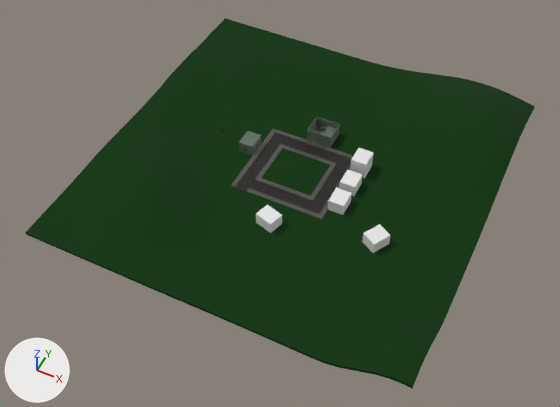
A saved change to the Blender file OriginalModels/street/street.blend.
Camera for both pictures: a 50 mm camera at (71.9, -155.2, 176.1) aimed at (-0.4, -10.6, -4.6). Arrows for +X, +Y and +Z are at lower left; the lights stay in place.
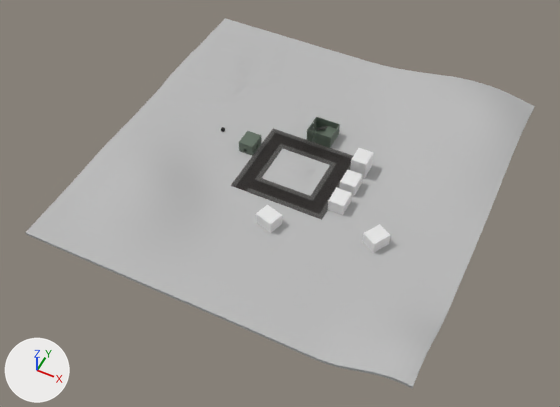
Commit message: modif terrain

Boxes (x1, y1, x2, y2) around the edits, measured in the pictures (560 x 407 px):
```json
{"object": "Plane", "change": "recoloured", "before": [25, 18, 535, 388], "after": [25, 18, 535, 388], "on screen": "green to grey"}
```

Scene script edits in JSON lines:
```json
{"op": "set", "path": "mat_terrain.base_color", "old": "(0.00615, 0.0374, 0.00547)", "new": "(0.5, 0.5, 0.5)", "note": "dark green #123611 -> grey #bcbcbc"}
```
